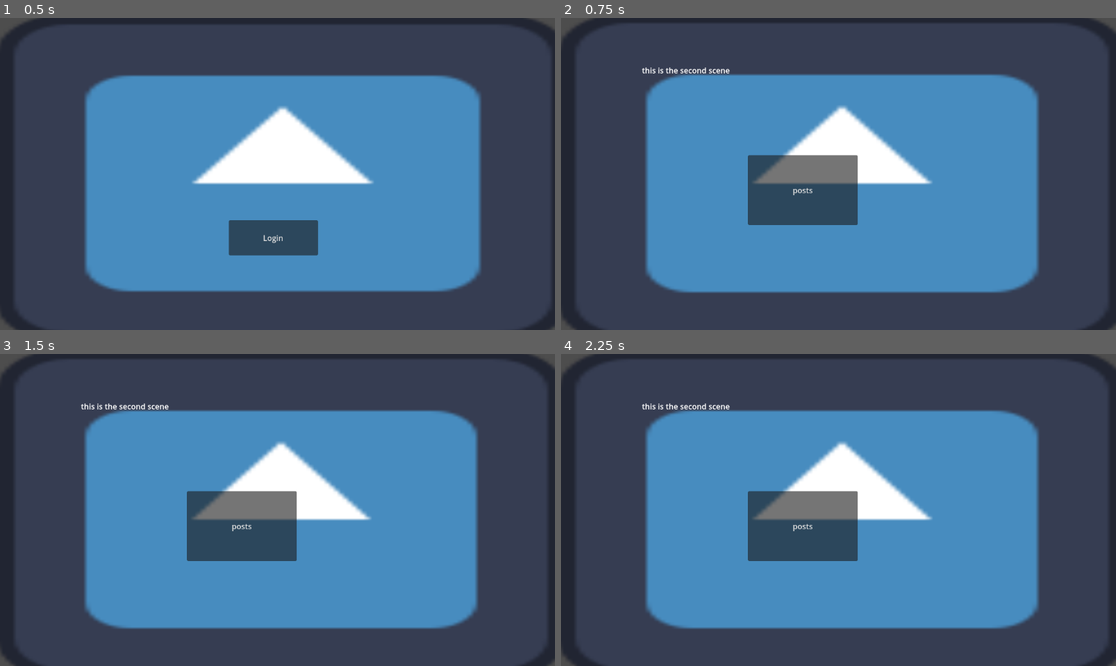
Above: before the commit, frames 1-4 (two rows, left to right).
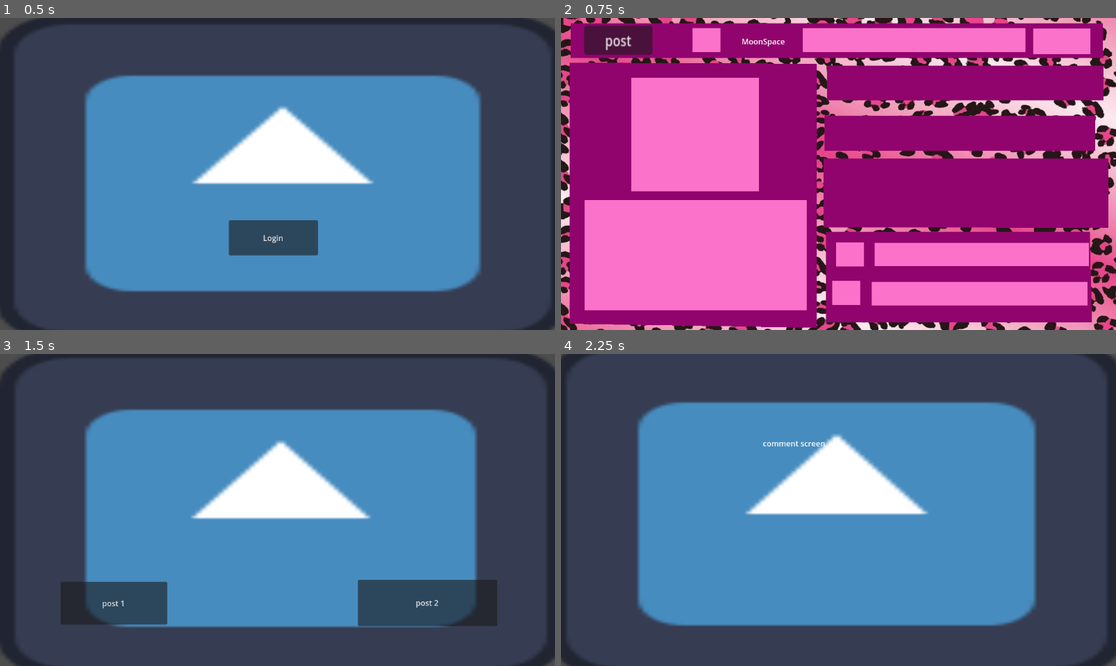
Above: after the commit, the same moments.

Repository: sleepsyah/godot-glitch-game-jam
Game: Godot game, scene res://scenes/start_screen.tscn
Two runs of this game, one before a commit and one after it. Both use one fixed random seed, a clock stepped at 60 frames per second and the inputs below. The engine's default icon, where the game draws it, is replaced by a stand-in: a white triangle on a blue panel in a dark square.
Inputs (mouse positions are in pixels of both pictures, inside the frame that each line leads up to):
- Up to frame 1 (0.5 s): no input
- Up to frame 2 (0.75 s): click "Login" at 0.5 s
- Up to frame 3 (1.5 s): click "posts" (after the commit: "post") at 1.25 s
- Up to frame 4 (2.25 s): click (988, 603) at 2 s, where only the run after the commit has a clickable "post 2"

Frame 1 is identical in both runs. In frame 2, 100% of the frame differs, in the area x 0-100%, y 0-100%; in frame 3, 12%; in frame 4, 14%.

Commit message:
plugin + profile screen

Diff:
--- /dev/null
+++ b/glitch-@ttract/Godot_Super-Wakatime-4a05d97e837df19988a18196d96acdac615b1cc7/Test.tscn
@@ -0,0 +1,10 @@
+[gd_scene load_steps=2 format=3 uid="uid://dnnka5th1gldj"]
+
+[ext_resource type="Texture2D" uid="uid://ocqr4kaowgws" path="res://icon.svg" id="1_mtyf4"]
+
+[node name="Node2D" type="Node2D"]
+
+[node name="Sprite2D" type="Sprite2D" parent="."]
+texture = ExtResource("1_mtyf4")
+
+[node name="Node2D" type="Node2D" parent="."]
--- /dev/null
+++ b/glitch-@ttract/Test.tscn
@@ -0,0 +1,10 @@
+[gd_scene load_steps=2 format=3 uid="uid://lxq4vaymqfyu"]
+
+[ext_resource type="Texture2D" uid="uid://ocqr4kaowgws" path="res://icon.svg" id="1_mtyf4"]
+
+[node name="Node2D" type="Node2D"]
+
+[node name="Sprite2D" type="Sprite2D" parent="."]
+texture = ExtResource("1_mtyf4")
+
+[node name="Node2D" type="Node2D" parent="."]
--- a/glitch-@ttract/project.godot
+++ b/glitch-@ttract/project.godot
@@ -14,3 +14,7 @@
 run/main_scene="uid://utt2ffs06a5a"
 config/features=PackedStringArray("4.4", "Forward Plus")
 config/icon="res://icon.svg"
+
+[editor_plugins]
+
+enabled=PackedStringArray("res://addons/godot_super-wakatime/plugin.cfg")
--- /dev/null
+++ b/glitch-@ttract/scenes/profile_screen.gd
@@ -0,0 +1,4 @@
+extends Node2D
+
+func _draw() -> void:
+	draw_line(Vector2.ZERO, Vector2.RIGHT + 300, Color.DARK_MAGENTA,8.0)
--- a/glitch-@ttract/scenes/profile_screen.tscn
+++ b/glitch-@ttract/scenes/profile_screen.tscn
@@ -1,26 +1,122 @@
 [gd_scene load_steps=3 format=3 uid="uid://cr3c8oa6yw4l6"]
 
-[ext_resource type="Texture2D" uid="uid://du2exsev23j4m" path="res://icon.svg" id="1_whr8w"]
 [ext_resource type="Script" uid="uid://be14vm6daw8sj" path="res://scenes/posts.gd" id="2_7q4r5"]
+[ext_resource type="Texture2D" uid="uid://cikbpnjednnys" path="res://images/background.jpg" id="2_mhd6v"]
 
 [node name="Node2D" type="Node2D"]
+position = Vector2(-4, 2)
+metadata/_edit_horizontal_guides_ = [0.0]
 
 [node name="Sprite2D" type="Sprite2D" parent="."]
-position = Vector2(583.5, 333)
-scale = Vector2(9.22656, 5.375)
-texture = ExtResource("1_whr8w")
+position = Vector2(580, 322)
+scale = Vector2(0.9, 0.81)
+texture = ExtResource("2_mhd6v")
+
+[node name="Polygon2D" type="Polygon2D" parent="."]
+position = Vector2(-140, 70)
+scale = Vector2(3.37534, 11.4277)
+color = Color(0.570385, 0.0169126, 0.427584, 1)
+polygon = PackedVector2Array(200, 50, 200, 2, 48.0381, 1.84264, 48.0381, 49.2703)
+
+[node name="Polygon2D2" type="Polygon2D" parent="."]
+position = Vector2(-340, 14)
+scale = Vector2(7.34811, 1.34918)
+color = Color(0.570385, 0.0169126, 0.427584, 1)
+polygon = PackedVector2Array(200, 50, 199.923, -3.78772, 125.24, -3.5369, 49.5913, -3.78772, 49.5913, 49.5783)
+uv = PackedVector2Array(200, 50, 200, 2, 50, 2, 50, 50)
+
+[node name="Polygon2D4" type="Polygon2D" parent="."]
+position = Vector2(364, 286)
+scale = Vector2(3.88105, 2.95986)
+color = Color(0.570385, 0.0169126, 0.427584, 1)
+polygon = PackedVector2Array(200, 50, 199.946, 1.34, 47.6525, 1.34022, 47.6525, 49.5881)
+
+[node name="Polygon2D5" type="Polygon2D" parent="."]
+position = Vector2(372, 435)
+scale = Vector2(3.6474, 3.69603)
+color = Color(0.570385, 0.0169126, 0.427584, 1)
+polygon = PackedVector2Array(201.341, 52.7594, 200, 2, 50, 2, 50, 52.7594)
+
+[node name="Polygon2D7" type="Polygon2D" parent="."]
+position = Vector2(364, 198)
+scale = Vector2(3.74525, 1.51959)
+color = Color(0.570385, 0.0169126, 0.427584, 1)
+polygon = PackedVector2Array(200, 50, 200, 2, 50, 2, 50, 50)
+
+[node name="Polygon2D6" type="Polygon2D" parent="."]
+position = Vector2(-100, 366)
+scale = Vector2(3.06954, 4.78016)
+color = Color(0.981803, 0.447707, 0.793194, 1)
+polygon = PackedVector2Array(200, 50, 200, 2, 50, 2, 50, 24.409, 50, 50)
+
+[node name="Polygon2D9" type="Polygon2D" parent="."]
+position = Vector2(62, 112)
+scale = Vector2(1.76499, 4.9169)
+color = Color(0.981803, 0.447707, 0.793194, 1)
+polygon = PackedVector2Array(200, 50, 200, 2, 50, 2, 50, 24.409, 50, 50)
+
+[node name="Polygon2D10" type="Polygon2D" parent="."]
+position = Vector2(258, 17)
+scale = Vector2(0.38442, 1.04377)
+color = Color(0.981803, 0.447707, 0.793194, 1)
+polygon = PackedVector2Array(200, 50, 200, 2, 50, 2, 50, 50)
 
 [node name="Posts" type="Button" parent="."]
-offset_left = 388.0
-offset_top = 285.0
-offset_right = 616.0
-offset_bottom = 430.0
-text = "posts"
+offset_left = 52.0
+offset_top = 14.0
+offset_right = 140.0
+offset_bottom = 45.0
+scale = Vector2(1.6111, 1.9434)
+text = "post
+"
 script = ExtResource("2_7q4r5")
 
 [node name="RichTextLabel" type="RichTextLabel" parent="."]
-offset_left = 168.0
-offset_top = 97.0
-offset_right = 514.0
-offset_bottom = 388.0
-text = "this is the second scene"
+offset_left = 379.0
+offset_top = 35.0
+offset_right = 483.0
+offset_bottom = 62.0
+text = "MoonSpace"
+
+[node name="Polygon2D11" type="Polygon2D" parent="."]
+position = Vector2(352, 17)
+scale = Vector2(3.08044, 1.04377)
+color = Color(0.981803, 0.447707, 0.793194, 1)
+polygon = PackedVector2Array(200, 50, 200, 2, 50, 2, 50, 50)
+
+[node name="Polygon2D12" type="Polygon2D" parent="."]
+position = Vector2(944, 18)
+scale = Vector2(0.794929, 1.09115)
+color = Color(0.981803, 0.447707, 0.793194, 1)
+polygon = PackedVector2Array(200, 50, 200, 2, 50, 2, 50, 50)
+
+[node name="Polygon2D13" type="Polygon2D" parent="."]
+position = Vector2(556, 462)
+scale = Vector2(0.38442, 1.04377)
+color = Color(0.981803, 0.447707, 0.793194, 1)
+polygon = PackedVector2Array(200, 50, 200, 2, 50, 2, 50, 50)
+
+[node name="Polygon2D14" type="Polygon2D" parent="."]
+position = Vector2(548, 542)
+scale = Vector2(0.38442, 1.04377)
+color = Color(0.981803, 0.447707, 0.793194, 1)
+polygon = PackedVector2Array(200, 50, 200, 2, 50, 2, 50, 50)
+
+[node name="Polygon2D15" type="Polygon2D" parent="."]
+position = Vector2(500, 544)
+scale = Vector2(2.98677, 1.02773)
+color = Color(0.981803, 0.447707, 0.793194, 1)
+polygon = PackedVector2Array(200, 50, 200, 2, 50, 2, 50, 50)
+
+[node name="Polygon2D16" type="Polygon2D" parent="."]
+position = Vector2(506, 463)
+scale = Vector2(2.97148, 0.998533)
+color = Color(0.981803, 0.447707, 0.793194, 1)
+polygon = PackedVector2Array(200, 50, 200, 2, 50, 2, 50, 50)
+
+[node name="Polygon2D3" type="Polygon2D" parent="."]
+position = Vector2(-340, 102)
+scale = Vector2(7.34811, 1.34918)
+color = Color(0.570385, 0.0169126, 0.427584, 1)
+polygon = PackedVector2Array(200, 50, 200, -3.788, 122, -3.788, 122, 50)
+uv = PackedVector2Array(200, 50, 200, 2, 50, 2, 50, 50)
Not shown, added: glitch-@ttract/Godot_Super-Wakatime-4a05d97e837df19988a18196d96acdac615b1cc7/addons/godot_super-wakatime/api_key_prompt.tscn
Not shown, added: glitch-@ttract/Godot_Super-Wakatime-4a05d97e837df19988a18196d96acdac615b1cc7/addons/godot_super-wakatime/counter.tscn
Not shown, added: glitch-@ttract/Godot_Super-Wakatime-4a05d97e837df19988a18196d96acdac615b1cc7/addons/godot_super-wakatime/decompressor.gd
Not shown, added: glitch-@ttract/Godot_Super-Wakatime-4a05d97e837df19988a18196d96acdac615b1cc7/addons/godot_super-wakatime/decompressor.gd.uid
Not shown, added: glitch-@ttract/Godot_Super-Wakatime-4a05d97e837df19988a18196d96acdac615b1cc7/addons/godot_super-wakatime/godot_super-wakatime.gd
Not shown, added: glitch-@ttract/Godot_Super-Wakatime-4a05d97e837df19988a18196d96acdac615b1cc7/addons/godot_super-wakatime/godot_super-wakatime.gd.uid
Not shown, added: glitch-@ttract/Godot_Super-Wakatime-4a05d97e837df19988a18196d96acdac615b1cc7/addons/godot_super-wakatime/heartbeat.gd
Not shown, added: glitch-@ttract/Godot_Super-Wakatime-4a05d97e837df19988a18196d96acdac615b1cc7/addons/godot_super-wakatime/heartbeat.gd.uid
Not shown, added: glitch-@ttract/Godot_Super-Wakatime-4a05d97e837df19988a18196d96acdac615b1cc7/addons/godot_super-wakatime/plugin.cfg
Not shown, added: glitch-@ttract/Godot_Super-Wakatime-4a05d97e837df19988a18196d96acdac615b1cc7/addons/godot_super-wakatime/utils.gd
Not shown, added: glitch-@ttract/Godot_Super-Wakatime-4a05d97e837df19988a18196d96acdac615b1cc7/addons/godot_super-wakatime/utils.gd.uid
Binary file added: glitch-@ttract/Godot_Super-Wakatime-4a05d97e837df19988a18196d96acdac615b1cc7/images/godotwaka.png
(and 29 more such lines)
